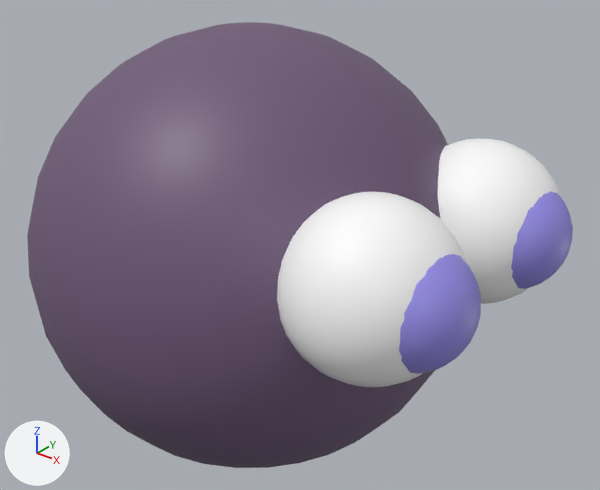
A saved change to the Blender file AssetsModelado/Personajes/motaspolvo.blend.
Both versions are drawn from a 50 mm lens placed at (4.04, -4.45, 3.89), pointed at (0.38, 0.12, 1.05). The lights are fixed; the arrows at lower left show +X, +Y and +Z.
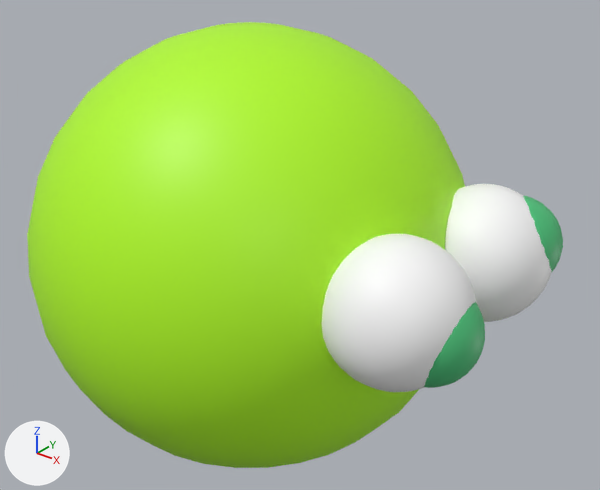
What differs and where, as boxes (x1, y1, x2, y2) in the pictures (600 x 490 px):
'Sphere', recoloured (purple to green): (27, 22, 465, 468) in both
'Sphere.001', moved, rescaled (18% narrower, 19% shorter): before (277, 192, 467, 387); after (321, 234, 476, 392)
'Sphere.002', moved, rescaled (13% narrower, 17% shorter): before (438, 138, 561, 304); after (445, 184, 552, 322)
'Sphere.004', recoloured, moved, rescaled: before (399, 254, 481, 374); after (424, 302, 485, 388)
'Sphere.003', recoloured, moved, rescaled: before (511, 191, 573, 289); after (523, 195, 563, 273)

The change, as a diff of the scene's bpy script:
```diff
--- a/AssetsModelado/Personajes/motaspolvo.blend.py
+++ b/AssetsModelado/Personajes/motaspolvo.blend.py
@@ mat_cuerpo @@
 mat_cuerpo = principled_material('cuerpo')
-mat_cuerpo.base_color = (0.161, 0.101, 0.192)  # dark purple #705979
+mat_cuerpo.base_color = (0.461, 1.0, 0.0163)  # green #b5ff22
@@ mat_ojos @@
 mat_ojos = principled_material('ojos')
-mat_ojos.base_color = (0.309, 0.268, 0.8)  # blue #978de7
+mat_ojos.base_color = (0.0724, 0.546, 0.199)  # green #4cc37b
@@ ob_sphere_001 @@
 ob_sphere_001 = bpy.data.objects.new('Sphere.001', me_sphere_001)
-ob_sphere_001.location = (1.573, -0.668, 1.413)
-ob_sphere_001.scale = (-0.597, -0.597, -0.597)
+ob_sphere_001.location = (1.691, -0.554, 1.238)
+ob_sphere_001.scale = (-0.493, -0.493, -0.493)
@@ ob_sphere_002 @@
 ob_sphere_002 = bpy.data.objects.new('Sphere.002', me_sphere_002)
-ob_sphere_002.location = (1.606, 0.658, 1.412)
-ob_sphere_002.scale = (-0.597, -0.597, -0.597)
+ob_sphere_002.location = (1.718, 0.542, 1.237)
+ob_sphere_002.scale = (-0.493, -0.493, -0.493)
@@ ob_sphere_003 @@
 ob_sphere_003 = bpy.data.objects.new('Sphere.003', me_sphere_003)
-ob_sphere_003.location = (1.873, 0.637, 1.412)
-ob_sphere_003.scale = (-0.411, -0.411, -0.411)
+ob_sphere_003.location = (1.884, 0.658, 1.327)
+ob_sphere_003.scale = (-0.339, -0.339, -0.339)
@@ ob_sphere_004 @@
 ob_sphere_004 = bpy.data.objects.new('Sphere.004', me_sphere_004)
-ob_sphere_004.location = (1.86, -0.68, 1.413)
-ob_sphere_004.scale = (-0.411, -0.411, -0.411)
+ob_sphere_004.location = (1.913, -0.524, 1.166)
+ob_sphere_004.scale = (-0.339, -0.339, -0.339)
```
